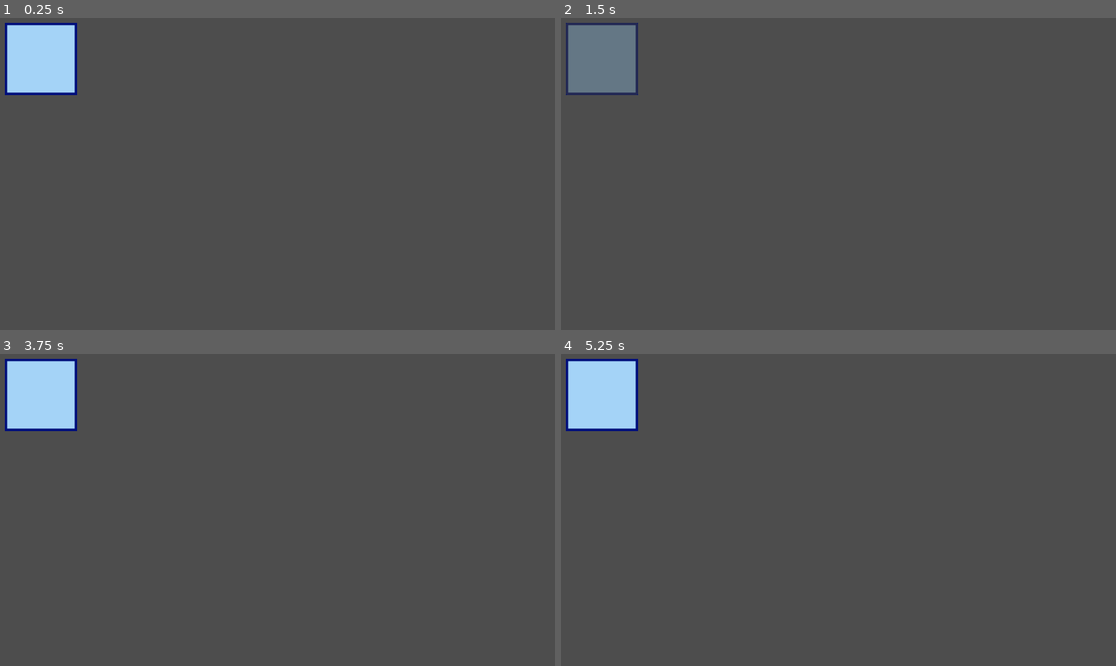
Above: before the commit, frames 1-4 (two rows, left to right).
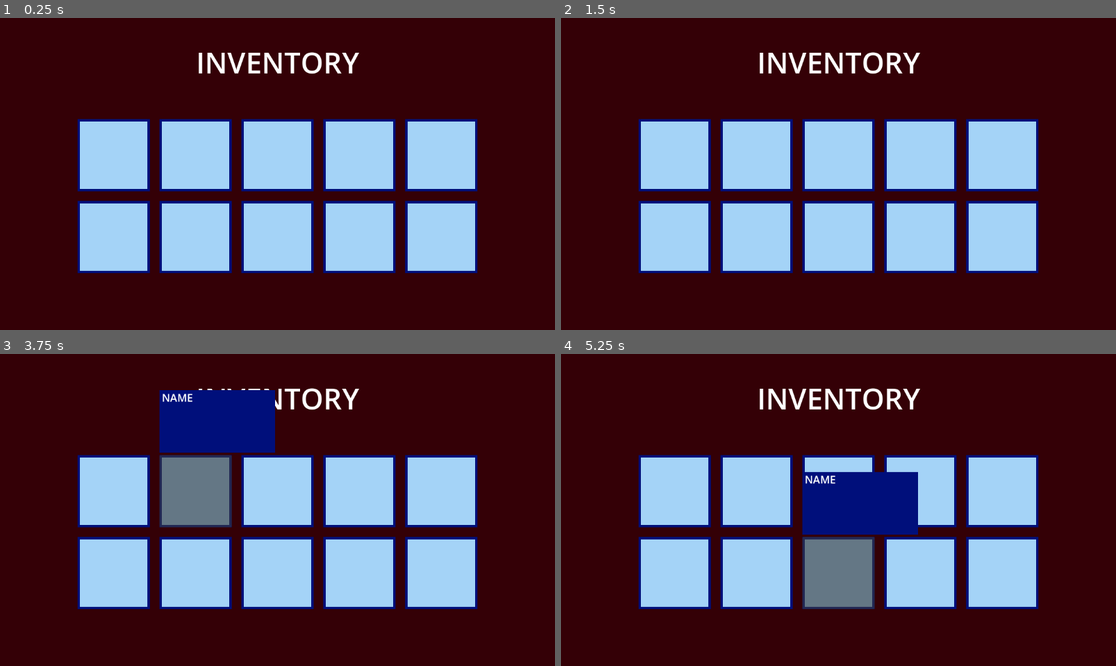
Above: after the commit, the same moments.

Repository: Pkb-Codes/zekome
Game: Godot game, scene res://scenes/inventory_ui.tscn
The game is run twice, just before and just after one commit, with the same random seed, the same clock (stepped at 60 frames per second) and the same inputs. Before the commit the project starts from res://scenes/inventory_Slot.tscn.
Inputs (mouse positions are in pixels of both pictures, inside the frame that each line leads up to):
- Up to frame 1 (0.25 s): no input
- Up to frame 2 (1.5 s): click (599, 58) at 0.52 s; click (599, 58) at 1.27 s
- Up to frame 3 (3.75 s): click (38, 394) at 2.02 s; tap Enter at 2.75 s; move the mouse to (399, 494) at 2.77 s; tap Space at 3.5 s; move the mouse to (166, 525) at 3.52 s
- Up to frame 4 (5.25 s): tap Enter at 4.25 s; move the mouse to (894, 441) at 4.27 s; tap Space at 5 s; move the mouse to (810, 572) at 5.02 s

The runs differ from the first frame. In frame 1, 100% of the frame differs, in the area x 0-100%, y 0-100%; in frame 2, 100%; in frame 3, 100%; in frame 4, 100%.

Commit message:
grid slot #1
added grid slot populator and pickup functionality to the inventory
drop and equip functionality pending

Diff:
--- a/project.godot
+++ b/project.godot
@@ -11,13 +11,13 @@
 [application]
 
 config/name="Zekome"
-run/main_scene="uid://573g23ap3vqh"
+run/main_scene="uid://d4drpj2q5b4j0"
 config/features=PackedStringArray("4.6", "Forward Plus")
 config/icon="res://sprites/icon.svg"
 
 [autoload]
 
-Global="*uid://bw5ue8g0vsv0p"
+Global_Inventory="*uid://bw5ue8g0vsv0p"
 
 [input]
 
--- a/scenes/inventory_Slot.tscn
+++ b/scenes/inventory_Slot.tscn
@@ -1,6 +1,6 @@
 [gd_scene format=3 uid="uid://573g23ap3vqh"]
 
-[ext_resource type="Script" uid="uid://kqjh26dxbv03" path="res://scripts/inventory_slot.gd" id="1_x3u48"]
+[ext_resource type="Script" uid="uid://kqjh26dxbv03" path="res://scripts/inventory_scripts/inventory_slot.gd" id="1_x3u48"]
 
 [sub_resource type="StyleBoxEmpty" id="StyleBoxEmpty_x3u48"]
 
@@ -142,7 +142,7 @@
 grow_vertical = 2
 columns = 3
 
-[node name="Button" type="Button" parent="EquipSelectPanel/GridContainer" unique_id=808671407]
+[node name="Button1" type="Button" parent="EquipSelectPanel/GridContainer" unique_id=808671407]
 layout_mode = 2
 text = "1"
 
@@ -171,7 +171,7 @@
 [connection signal="pressed" from="ItemButton" to="." method="_on_item_button_pressed"]
 [connection signal="pressed" from="UsagePanel/EquipButton" to="." method="_on_equip_button_pressed"]
 [connection signal="pressed" from="UsagePanel/DropButton" to="." method="_on_drop_button_pressed"]
-[connection signal="pressed" from="EquipSelectPanel/GridContainer/Button" to="." method="_on_button_pressed"]
+[connection signal="pressed" from="EquipSelectPanel/GridContainer/Button1" to="." method="_on_button_1_pressed"]
 [connection signal="pressed" from="EquipSelectPanel/GridContainer/Button2" to="." method="_on_button_2_pressed"]
 [connection signal="pressed" from="EquipSelectPanel/GridContainer/Button3" to="." method="_on_button_3_pressed"]
 [connection signal="pressed" from="EquipSelectPanel/GridContainer/Button4" to="." method="_on_button_4_pressed"]
--- a/scenes/inventory_item.tscn
+++ b/scenes/inventory_item.tscn
@@ -1,6 +1,6 @@
 [gd_scene format=3 uid="uid://uqeqkjjvbgd7"]
 
-[ext_resource type="Script" uid="uid://dyc3u0yvnitlh" path="res://scripts/inventory_item.gd" id="1_u4rwp"]
+[ext_resource type="Script" uid="uid://dyc3u0yvnitlh" path="res://scripts/inventory_scripts/inventory_item.gd" id="1_u4rwp"]
 [ext_resource type="Texture2D" uid="uid://c66xlpye6qnmi" path="res://sprites/blue_circle.png" id="2_letey"]
 
 [sub_resource type="CircleShape2D" id="CircleShape2D_6ep5w"]
--- a/scenes/inventory_ui.gd
+++ /dev/null
@@ -1,11 +0,0 @@
-extends Control
-
-
-# Called when the node enters the scene tree for the first time.
-func _ready() -> void:
-	pass # Replace with function body.
-
-
-# Called every frame. 'delta' is the elapsed time since the previous frame.
-func _process(delta: float) -> void:
-	pass
--- a/scenes/inventory_ui.tscn
+++ b/scenes/inventory_ui.tscn
@@ -1,31 +1,12 @@
 [gd_scene format=3 uid="uid://d4drpj2q5b4j0"]
 
-[ext_resource type="Script" uid="uid://bitlopmjewfnn" path="res://scripts/inventory_ui.gd" id="1_tahbm"]
+[ext_resource type="Script" uid="uid://bitlopmjewfnn" path="res://scripts/inventory_scripts/inventory_ui.gd" id="1_tahbm"]
 
 [sub_resource type="FontVariation" id="FontVariation_tahbm"]
 
 [node name="Inventory_UI" type="CanvasLayer" unique_id=1900014633]
 process_mode = 3
-visible = false
 script = ExtResource("1_tahbm")
-
-[node name="Inventory_UI" type="Control" parent="." unique_id=1902898629]
-layout_mode = 3
-anchors_preset = 0
-offset_right = 40.0
-offset_bottom = 40.0
-
-[node name="GridContainer" type="GridContainer" parent="Inventory_UI" unique_id=877083241]
-layout_mode = 0
-offset_left = 200.0
-offset_top = 200.0
-offset_right = 1000.0
-offset_bottom = 600.0
-columns = 3
-
-[node name="TextureRect" type="TextureRect" parent="." unique_id=1959010531]
-offset_right = 40.0
-offset_bottom = 40.0
 
 [node name="ColorRect" type="ColorRect" parent="." unique_id=775560368]
 anchors_preset = 15
@@ -49,3 +30,28 @@
 theme_override_font_sizes/font_size = 60
 text = "INVENTORY"
 horizontal_alignment = 1
+
+[node name="Inventory_UI" type="Control" parent="ColorRect" unique_id=1902898629]
+layout_mode = 1
+anchors_preset = 15
+anchor_right = 1.0
+anchor_bottom = 1.0
+grow_horizontal = 2
+grow_vertical = 2
+
+[node name="GridContainer" type="GridContainer" parent="ColorRect/Inventory_UI" unique_id=877083241]
+layout_mode = 1
+anchors_preset = 8
+anchor_left = 0.5
+anchor_top = 0.5
+anchor_right = 0.5
+anchor_bottom = 0.5
+offset_left = -400.0
+offset_top = -114.31
+offset_right = 400.0
+offset_bottom = 285.69006
+grow_horizontal = 2
+grow_vertical = 2
+theme_override_constants/h_separation = 20
+theme_override_constants/v_separation = 20
+columns = 5
--- a/scripts/global autoloads/Global_inventory.gd
+++ b/scripts/global autoloads/Global_inventory.gd
@@ -6,6 +6,9 @@
 
 # custom signal
 signal inventory_updated
+
+#inventory slot reference
+@onready var inventory_slot_scene = preload("res://scenes/inventory_Slot.tscn")
 
 # will add player reference if actually needed
 #var player_node: Node = null
--- a/scripts/inventory_item.gd
+++ b/scripts/inventory_scripts/inventory_item.gd
@@ -1,5 +1,6 @@
 extends Node2D
 
+#item specifications
 @export var item_type = ""
 @export var item_name = ""
 @export var item_texture: Texture
@@ -25,7 +26,7 @@
 		"texture" : item_texture,
 		"scene_path" : scene_path
 	}
-	GlobalInventory.add_item(item)
+	Global_Inventory.add_item(item)
 	self.queue_free()
 
 
--- /dev/null
+++ b/scripts/inventory_scripts/inventory_slot.gd
@@ -0,0 +1,70 @@
+extends Control
+
+#scene tree references
+@onready var usage_panel = $UsagePanel
+@onready var details_panel = $DetailsPanel
+@onready var equip_panel = $EquipSelectPanel
+
+@onready var icon = $InnerBorder/ItemIcon
+@onready var quantity_label = $InnerBorder/ItemQuantity
+
+@onready var item_name_label = $DetailsPanel/ItemName
+@onready var item_type_label = $DetailsPanel/ItemType
+
+#slot item
+var item = null
+
+#mouse interaction functions
+func _on_item_button_pressed() -> void:
+	#if item != null:
+		usage_panel.visible = !usage_panel.visible
+		equip_panel.visible = false
+
+func _on_item_button_mouse_entered() -> void:
+	#if item != null:
+		usage_panel.visible = false
+		equip_panel.visible = false
+		details_panel.visible = true
+
+func _on_item_button_mouse_exited() -> void:
+	details_panel.visible = false
+
+func _on_equip_button_pressed() -> void:
+	equip_panel.visible = true
+	usage_panel.visible = false
+
+func _on_drop_button_pressed() -> void:
+	pass # Replace with function body.
+
+
+#equip buttons interaction
+func _on_button_1_pressed() -> void:
+	pass # Replace with function body.
+
+func _on_button_2_pressed() -> void:
+	pass # Replace with function body.
+
+func _on_button_3_pressed() -> void:
+	pass # Replace with function body.
+
+func _on_button_4_pressed() -> void:
+	pass # Replace with function body.
+
+func _on_button_5_pressed() -> void:
+	pass # Replace with function body.
+
+func _on_button_6_pressed() -> void:
+	pass # Replace with function body.
+
+
+#instantiating functions
+func set_empty():
+	icon.texture = null
+	quantity_label.text = ""
+
+func set_item(new_item):
+	item = new_item
+	icon.texture = new_item["texture"]
+	quantity_label.text = str(new_item["quantity"])
+	item_name_label.text = str(new_item["name"])
+	item_type_label.text = str(new_item["type"])
--- a/scripts/inventory_ui.gd
+++ b/scripts/inventory_scripts/inventory_ui.gd
@@ -1,26 +1,30 @@
-extends Control
+extends CanvasLayer
 @onready var inventory_ui = $"."
-@onready var grid_container = $Inventory_UI/GridContainer
+@onready var grid_container = $ColorRect/Inventory_UI/GridContainer
 
 
 # Called when the node enters the scene tree for the first time.
 func _ready() -> void:
-	Global.inventory_updated.connect(_on_inventory_updated)
+	Global_Inventory.inventory_updated.connect(_on_inventory_updated)
 	_on_inventory_updated()
-	pass # Replace with function body.
 
-
-# Called every frame. 'delta' is the elapsed time since the previous frame.
-func _process(delta: float) -> void:
-	pass
 func _input(event):
 	if event.is_action_pressed("ui_inventory"):
 		inventory_ui.visible = ! inventory_ui.visible
+		#pause game if needed..............
 		#get_tree().paused = !get_tree().paused
 
 #Update Inventory UI
 func _on_inventory_updated():
 	clear_grid_container()
+	#add slots in the inventory grid
+	for item in Global_Inventory.inventory:
+		var slot = Global_Inventory.inventory_slot_scene.instantiate()
+		grid_container.add_child(slot)
+		if item != null:
+			slot.set_item(item)
+		else:
+			slot.set_empty()
 
 #Clear Inventory UI grid
 func clear_grid_container():
--- a/scripts/inventory_slot.gd
+++ /dev/null
@@ -1,56 +0,0 @@
-extends Control
-
-
-# Called when the node enters the scene tree for the first time.
-func _ready() -> void:
-	pass # Replace with function body.
-
-
-# Called every frame. 'delta' is the elapsed time since the previous frame.
-func _process(delta: float) -> void:
-	pass
-
-
-func _on_item_button_pressed() -> void:
-	pass # Replace with function body.
-
-
-func _on_item_button_mouse_entered() -> void:
-	pass # Replace with function body.
-
-
-func _on_item_button_mouse_exited() -> void:
-	pass # Replace with function body.
-
-
-func _on_equip_button_pressed() -> void:
-	$EquipSelectionPanel.show()
-	$UsagePanel.hide() # Hiding the Equip/Drop menu
-
-
-func _on_drop_button_pressed() -> void:
-	pass # Replace with function body.
-
-
-func _on_button_pressed() -> void:
-	pass # Replace with function body.
-
-
-func _on_button_2_pressed() -> void:
-	pass # Replace with function body.
-
-
-func _on_button_3_pressed() -> void:
-	pass # Replace with function body.
-
-
-func _on_button_4_pressed() -> void:
-	pass # Replace with function body.
-
-
-func _on_button_5_pressed() -> void:
-	pass # Replace with function body.
-
-
-func _on_button_6_pressed() -> void:
-	pass # Replace with function body.
Not shown, removed: scenes/inventory_ui.gd.uid
Renamed: scripts/inventory_item.gd.uid -> scripts/inventory_scripts/inventory_item.gd.uid
Renamed: scripts/inventory_slot.gd.uid -> scripts/inventory_scripts/inventory_slot.gd.uid
Renamed: scripts/inventory_ui.gd.uid -> scripts/inventory_scripts/inventory_ui.gd.uid
